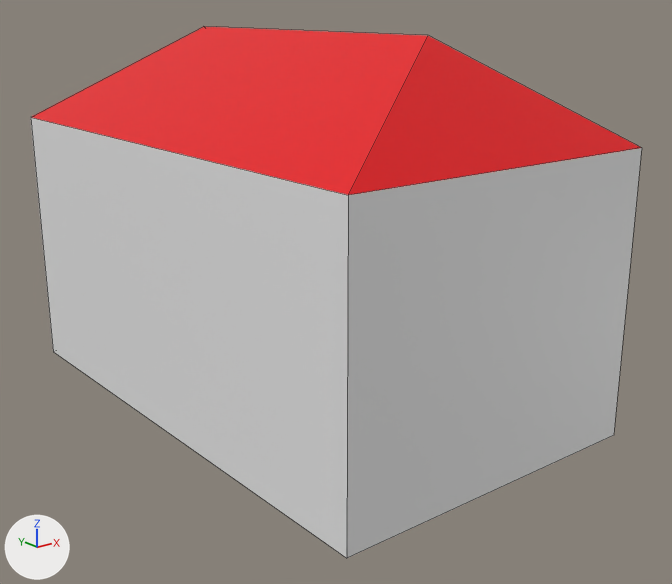
Before and after pictures for a commit that changed the Blender file assets/models/Building/BuildingFamily.blend.
Before and after are seen from a camera (50 mm lens) standing at (-20.0, -27.0, 14.5) and looking at (0.5, -1.4, 4.2). Every picture has the same lights, and +X, +Y and +Z are marked at lower left. Mesh edges are drawn as thin lines.

Before the edit, the objects in view are built like this:
```python
me_cube = bpy.data.meshes.new('Cube')
me_cube.from_pydata(...)  # 10 vertices, 9 faces; spans x -1.0..1.0, y -1.0..1.0, z -1.0..1.69
# faces by material slot: [5, 4]
me_cube.materials.append(mat_material)  # white #e7e7e7
me_cube.materials.append(mat_material_roof)  # red #e7000d
ob_cube = bpy.data.objects.new('Cube', me_cube)
ob_cube.location = (0.0, 0.0, 5.03)
ob_cube.scale = (6.0, 10.0, 5.0)
```
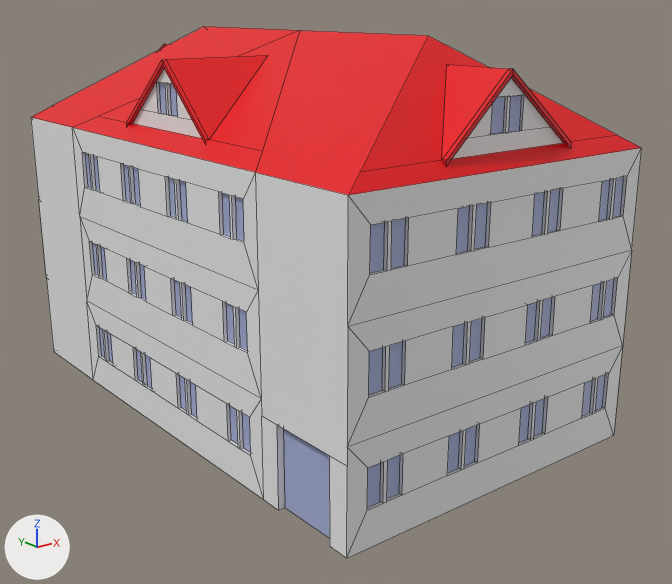
What the commit changed:
Material 'Material.windowDay' (mat_material_windowday) is new.
Its base color is (0.376, 0.423, 0.665) (blue #a5aed5).
me_cube is used by ob_cube; location (0.0, 0.0, 5.03); scale (6.0, 10.0, 5.0).
me_cube had 10 vertices, 9 faces and spanned x -1.0..1.0, y -1.0..1.0, z -1.0..1.69.
me_cube now has 998 vertices, 733 faces and spans x -1.0..1.0, y -1.0..1.0, z -1.0..1.69.
me_cube part 1: 988 vertices added at x -1.0..1.0, y -1.0..1.0, z -1.0..1.69.
me_cube now uses material mat_material_windowday (blue #a5aed5).

Boxes (x1, y1, x2, y2) around the edits, measured in the pictures (672 x 584 px):
part 1 of me_cube, added: after (31, 27, 642, 558)
